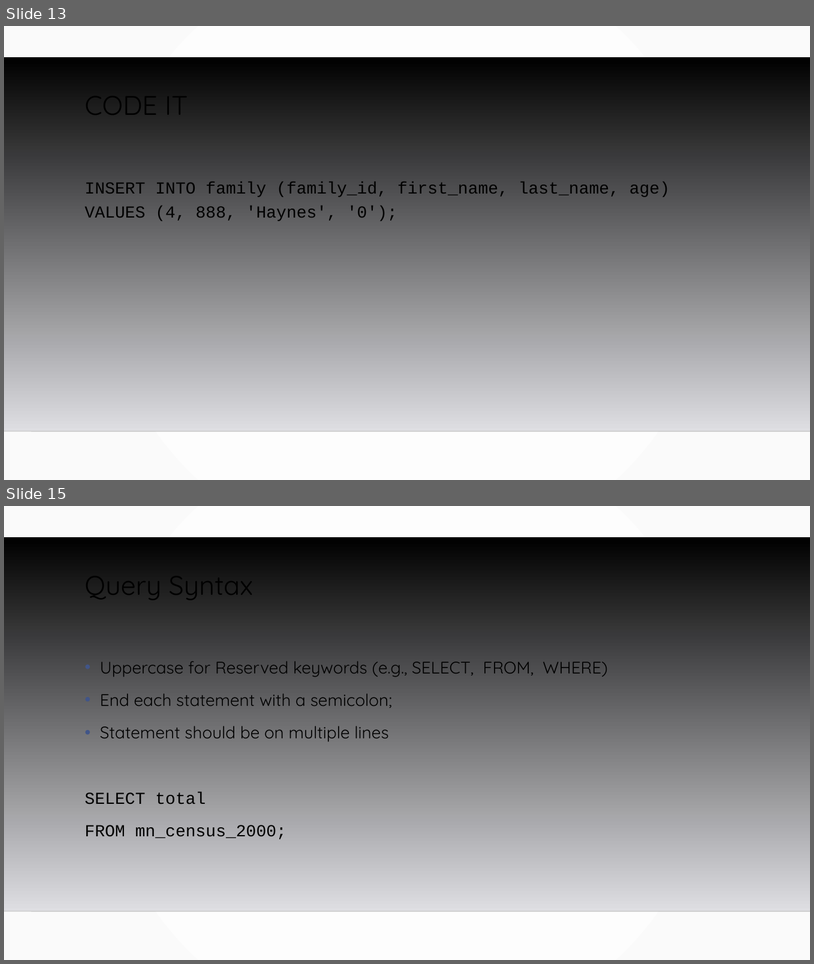
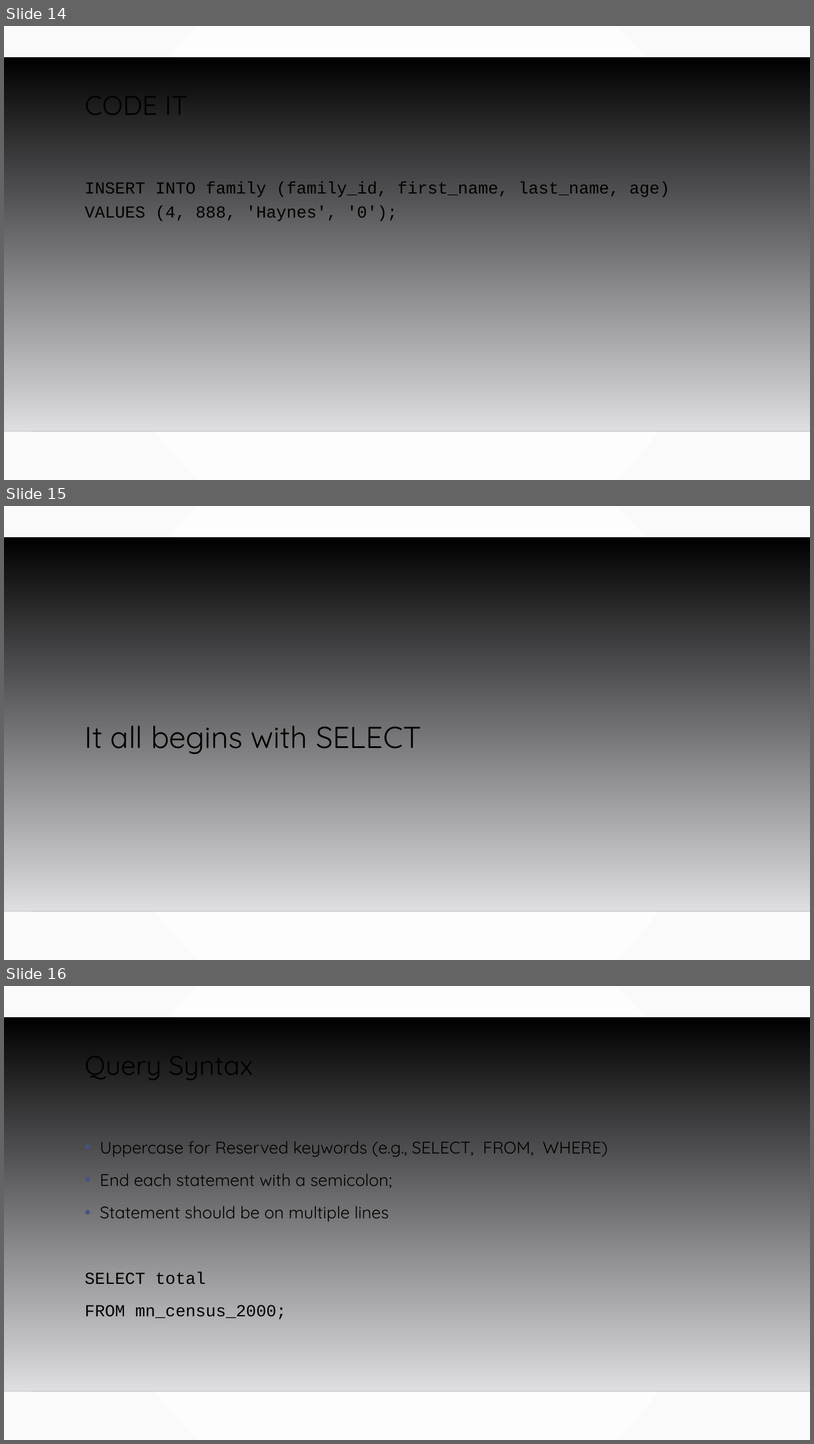
Before and after one commit to MGIS-UMN/GIS5577_week2, a slide deck: BASIC_SQL.odp. Shown one above the other, each under a label of ours: slides 13 and 15 before the commit, slides 14, 15 and 16 after it; the slides between them are not shown. The pictures are 814x964 and 814x1444 pixels, drawn with LibreOffice and Linux fonts; fonts in the diff are those of the drawing; background and template pictures are left out. Boxes give left, top, right and bottom in pixels: in the first picture for what was removed or moved away, otherwise in the second. Text is boxed around its words. In the diff, an @@ line names an element or a change of style, - is before the commit and + after.

```diff
--- a/BASIC_SQL.odp
+++ b/BASIC_SQL.odp
@@ slide 15 added at [4,506,810,960], background gradient #FFFFFF to #FAFAFA; not listed: 2 template elements that a slide beside it also shows @@
@@ title added at [85,726,422,754], 36 pt, text #000000 @@
+It all begins with SELECT
@@ what was slide 13 is now slide 14 @@
@@ what was slide 15 is now slide 16 @@
```
Also in this commit, not shown: 1 slide changed, 1 other slide added, 1 slide removed, 4 other files.
